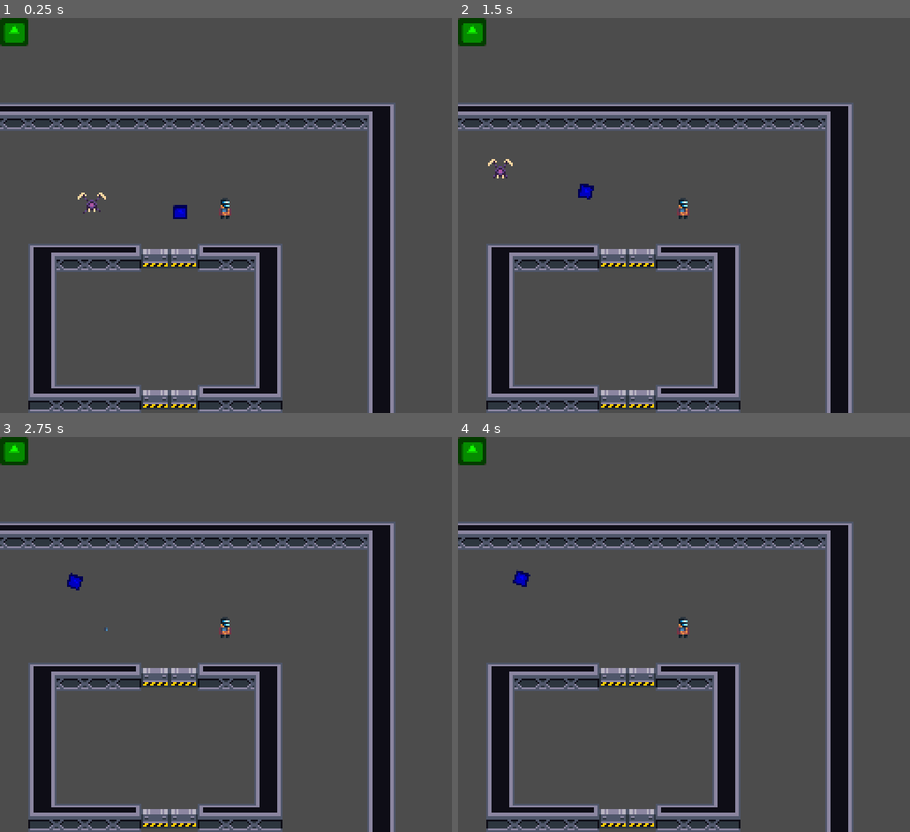
Above: before the commit, frames 1-4 (two rows, left to right).
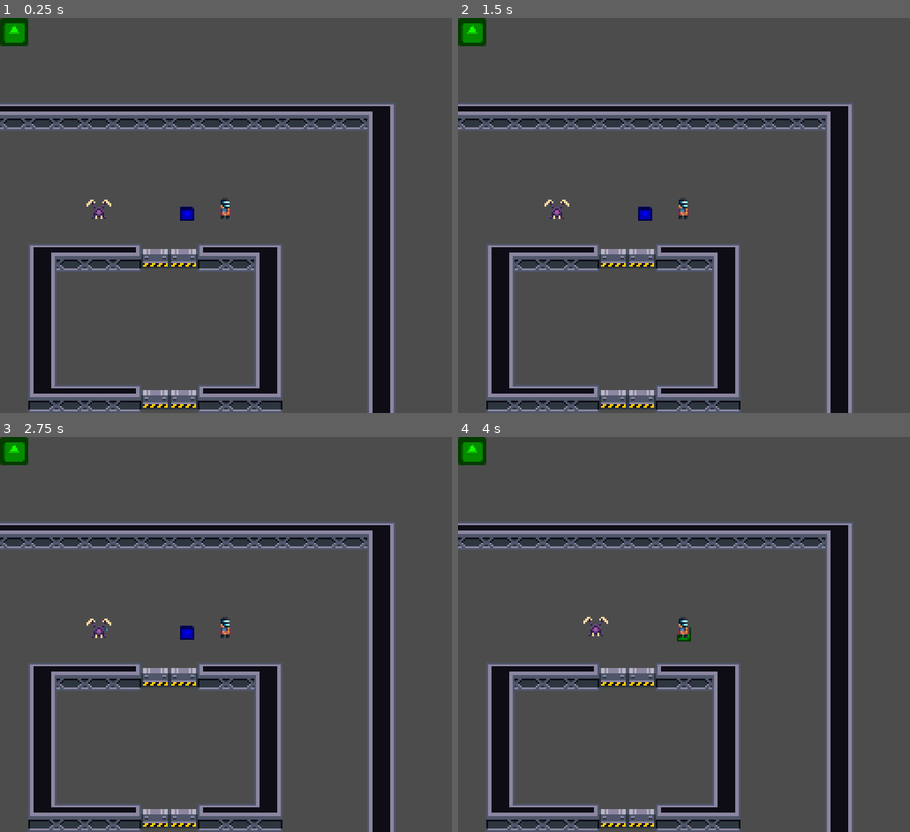
Above: after the commit, the same moments.

Repository: SpaceyLake/Abandon-Ship-LD50
Game: Godot game, scene res://TestWorld.tscn
The game is run twice, just before and just after one commit, with the same random seed, the same clock (stepped at 60 frames per second) and the same inputs. The project has no main scene, so this scene is started directly. The engine's default icon, where the game draws it, is replaced by a stand-in: a white triangle on a blue panel in a dark square.
Inputs:
- Up to frame 1 (0.25 s): no input
- Up to frame 2 (1.5 s): hold Up (fire_up) from 0.53 s (still down)
- Up to frame 3 (2.75 s): release Up (fire_up) at 2.03 s; hold Left (fire_left) from 2.03 s (still down)
- Up to frame 4 (4 s): release Left (fire_left) at 3.53 s; hold Down (fire_down) from 3.53 s (still down)

The runs differ from the first frame. In frame 1, 0.3% of the frame differs, in the area x 17-43%, y 44-52%; in frame 2, 0.4%, in the area x 6-43%, y 35-52%; in frame 3, 0.3%; in frame 4, 0.3%.
Error before the commit: Attempt to call function 'connect' in base 'null instance' on a null instance. (res://Enemy/Enemy.gd:17)

Commit message:
Fixed movement + getting hit + started on attacking player

Diff:
--- a/Enemy/Enemy.gd
+++ b/Enemy/Enemy.gd
@@ -4,17 +4,22 @@
 var _input : Vector2 = Vector2.ZERO
 export var _velocity_decrease : float = 0.85
 export var _movement_speed : float = 300
-export var _attack_distance : float = 18
+export var _attack_distance : float = 6
 export var _minimum_velocity : float = 0.01
 export var _health : int = 5
+export var _damage : int = 1
+export var _knockback = 100
 var _known_player_position : Vector2 = Vector2.ZERO
 onready var _vision : RayCast2D = $Vision
-onready var _attack_area : Area2D = $Vision/AttackArea
+onready var _attack_area : Area2D = $AttackArea
+
 
 var _is_attacking : bool = false
 
 func _ready():
-	_attack_area.connect("body_entered", Global._player, "_attacked")
+	add_to_group("Enemy", true)
+	_attack_area.connect("body_entered", Global._player, "_attacked", [_damage, _knockback, position])
+	_known_player_position = position
 
 func _physics_process(delta):
 	#_vision.transform.
@@ -27,7 +32,10 @@
 			$Vision/Icon.modulate = Color.green
 		else:
 			$Vision/Icon.modulate = Color.blue
-		_input = (_known_player_position - transform.origin).normalized()
+		if global_position.distance_to(_known_player_position) > 4:
+			_input = (_known_player_position - global_position).normalized()
+		else:
+			_input = Vector2.ZERO
 		_velocity += _input * _movement_speed * delta
 
 	_velocity *= _velocity_decrease
@@ -44,9 +52,14 @@
 			if _input.x != 0:
 				$Sprite.flip_h = _input.x < 0
 
-func _bullet_hit(damage, knockback, hitpoint):
+func _bullet_hit(damage, knockback, bullet_velocity, _bullet_origin):
+	_known_player_position = _bullet_origin
 	_health -= damage
-	_velocity += transform.origin - hitpoint * knockback
+	_velocity += bullet_velocity * knockback
+	print(_velocity)
+	if _health <= 0:
+		queue_free()
+		_attack_area.disconnect("body_entered", Global._player, "_attacked")
 
 func _attack_start():
 	_is_attacking = true
@@ -60,4 +73,3 @@
 
 func _attack_finished():
 	_is_attacking = false
-	_attack_area.monitoring = false
--- a/Player/Player.gd
+++ b/Player/Player.gd
@@ -48,7 +48,8 @@
 func _exit_tree():
 	Global._player = null
 
-func _attacked(_body, damage):
+func _attacked(_body, damage, _knockback, enemy_position):
+	print(enemy_position)
 	_health -= damage
 	emit_signal("health_changed", _health)
 	if _health <= 0: get_tree().reload_current_scene()
